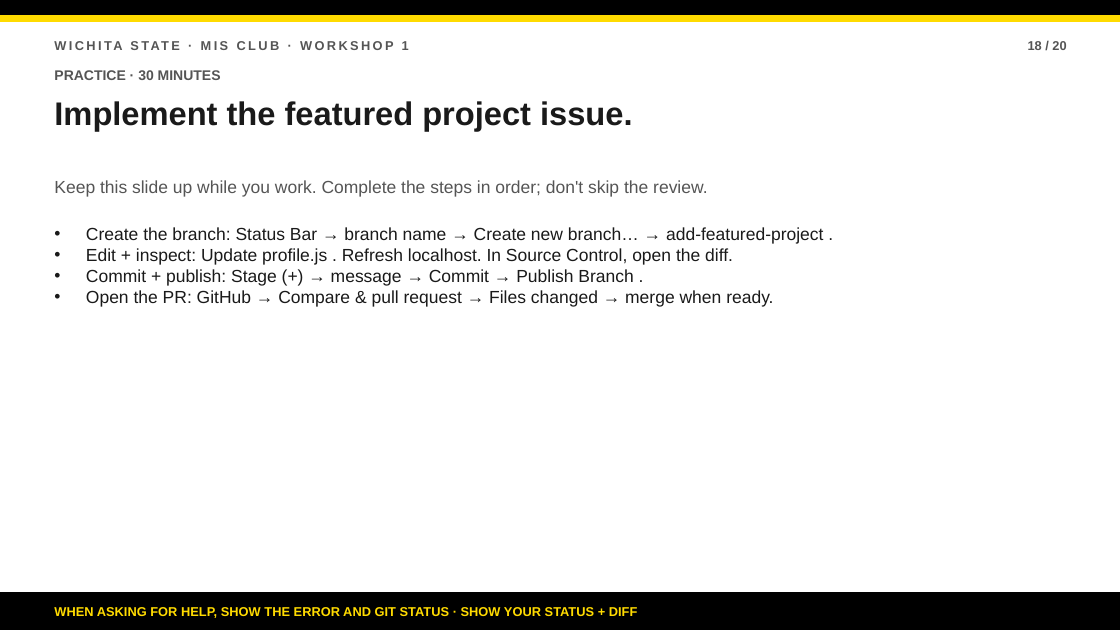
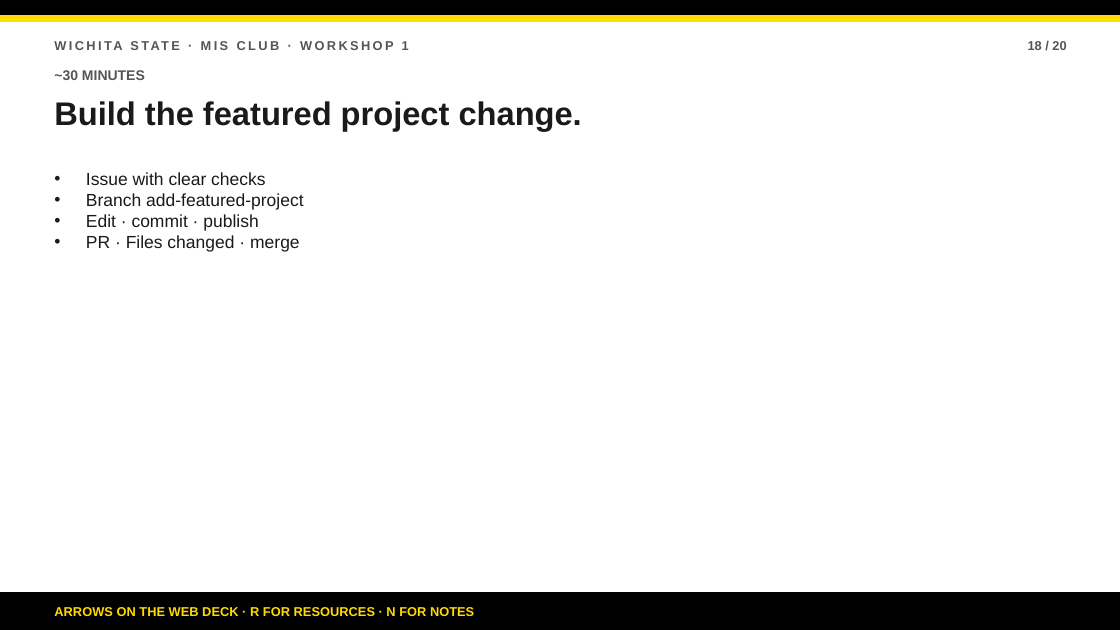
Before and after one commit to bsbcyber/workshop-site, a slide deck: slide 18 of downloads/workshop-1-presentation.pptx. Drawn at 1120x630 pixels with LibreOffice and Linux fonts; fonts in the diff are those of the drawing. Boxes give left, top, right and bottom in pixels: in the first picture for what was removed or moved away, otherwise in the second. Text is boxed around its words. In the diff, an @@ line names an element or a change of style, - is before the commit and + after.

```diff
--- a/downloads/workshop-1-presentation.pptx
+++ b/downloads/workshop-1-presentation.pptx
@@ text at box(54, 70, 145, 80): text changed @@
-PRACTICE · 30 MINUTES
+~30 MINUTES
@@ text at box(54, 101, 582, 130): text changed @@
-Implement the featured project issue.
+Build the featured project change.
@@ text "Issue with clear checks" at box(86, 172, 303, 252): vertical alignment middle to top @@
@@ text at box(86, 172, 303, 252): text changed; text colour #555555 to #1A1A1A @@
-Keep this slide up while you work. Complete the steps in order; don't skip the review.
+• Issue with clear checks
+• Branch add-featured-project
+• Edit · commit · publish
+• PR · Files changed · merge
@@ text removed at box(86, 227, 823, 307) @@
-• Create the branch: Status Bar → branch name → Create new branch… → add-featured-project .
-• Edit + inspect: Update profile.js . Refresh localhost. In Source Control, open the diff.
-• Commit + publish: Stage (+) → message → Commit → Publish Branch .
-• Open the PR: GitHub → Compare & pull request → Files changed → merge when ready.
@@ text at box(54, 607, 474, 616): text changed @@
-WHEN ASKING FOR HELP, SHOW THE ERROR AND GIT STATUS · SHOW YOUR STATUS + DIFF
+ARROWS ON THE WEB DECK · R FOR RESOURCES · N FOR NOTES
```
Also in this commit, not shown: 17 other slides changed, 2 slides added, 2 slides removed, 26 other files.
